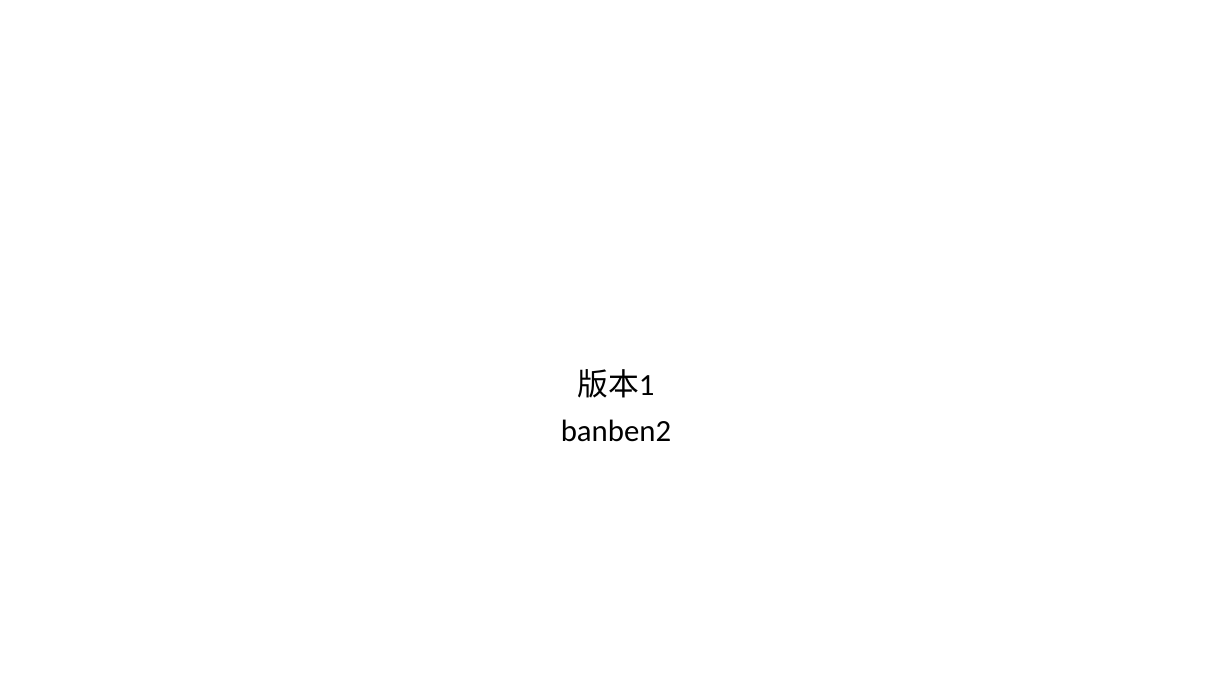
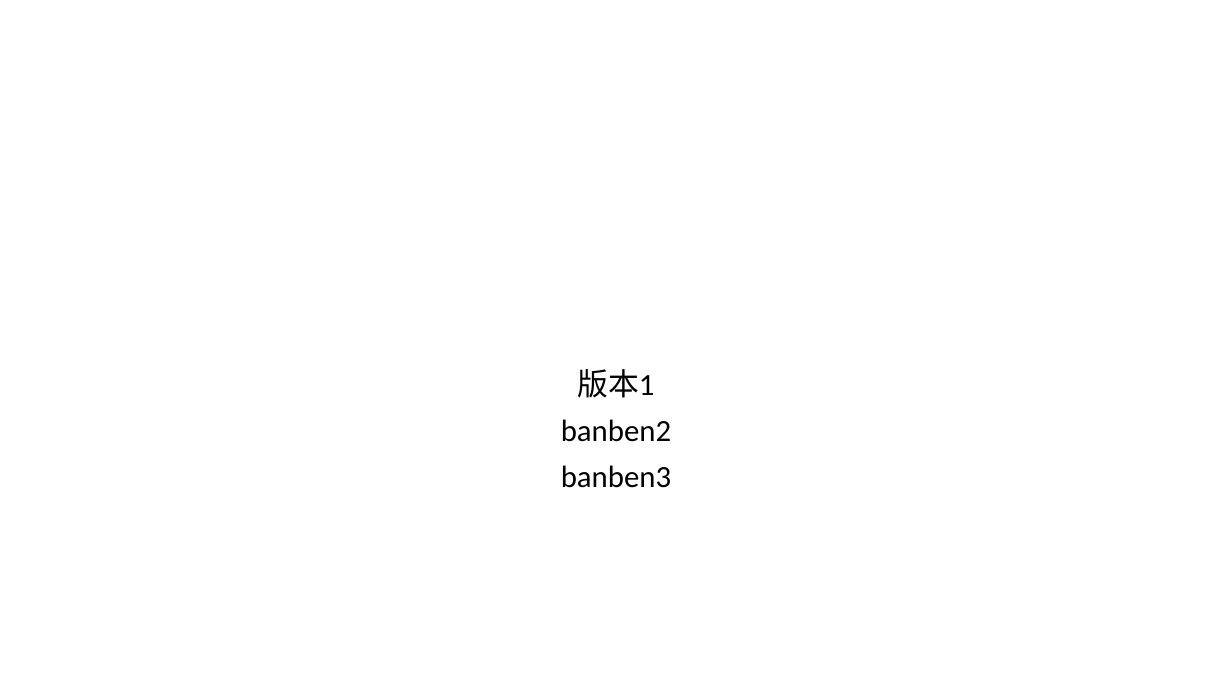
Before and after one commit to bbcccom/testppt, a slide deck: slide 1 of test.pptx. Drawn at 1232x693 pixels with LibreOffice and Linux fonts; fonts in the diff are those of the drawing. Boxes give left, top, right and bottom in pixels: in the first picture for what was removed or moved away, otherwise in the second. Text is boxed around its words. In the diff, an @@ line names an element or a change of style, - is before the commit and + after.

Commit message:
test

```diff
--- a/test.pptx
+++ b/test.pptx
@@ subtitle at [561,465,671,488]: paragraph added @@
+banben3
```
